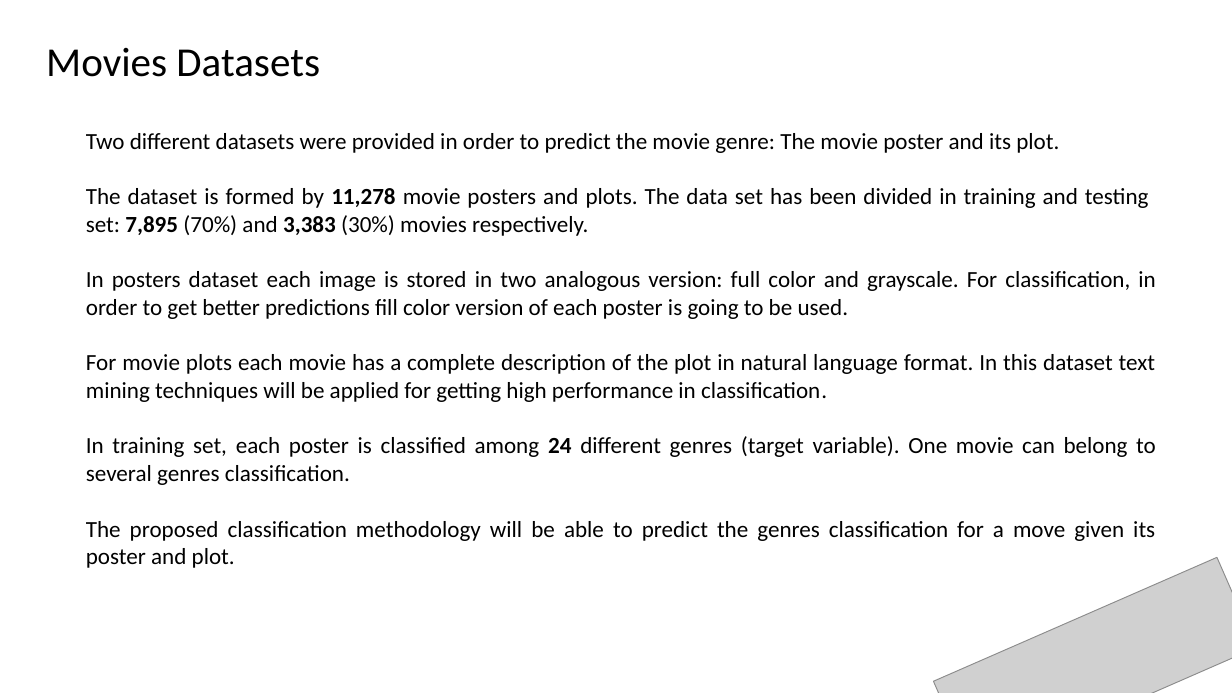
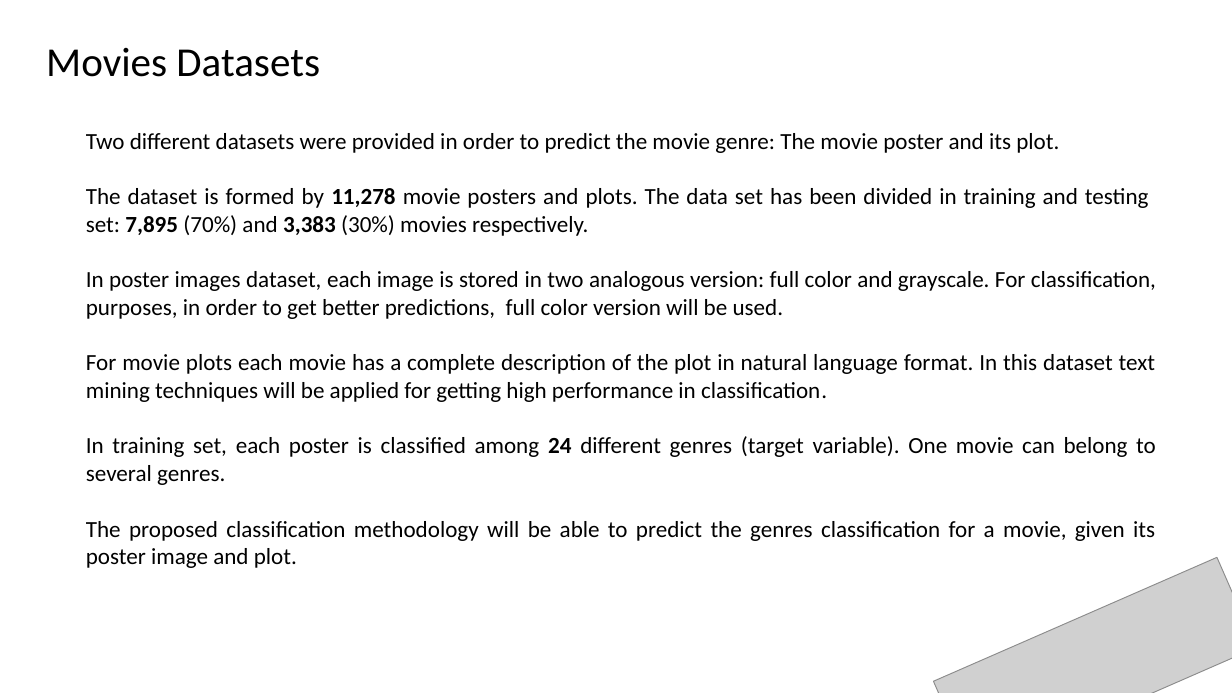
Before and after one commit to camiloyatet/Curso-DeepLearning, a slide deck: slide 2 of Proyecto3/Nicolás Lozada & Camilo Yate.pptx. Drawn at 1232x693 pixels with LibreOffice and Linux fonts; fonts in the diff are those of the drawing; grey boxes stand for pictures. Boxes give left, top, right and bottom in pixels: in the first picture for what was removed or moved away, otherwise in the second. Text is boxed around its words. In the diff, an @@ line names an element or a change of style, - is before the commit and + after.

```diff
--- a/Proyecto3/Nicolás Lozada & Camilo Yate.pptx
+++ b/Proyecto3/Nicolás Lozada & Camilo Yate.pptx
@@ text at bbox=[86, 271, 1156, 319]: text changed @@
-In posters dataset each image is stored in two analogous version: full color and grayscale. For classification, in order to get better predictions fill color version of each poster is going to be used.
+In poster images dataset, each image is stored in two analogous version: full color and grayscale. For classification, purposes, in order to get better predictions, full color version will be used.
@@ text at bbox=[86, 436, 1156, 568]: text changed @@
-In training set, each poster is classified among 24 different genres (target variable). One movie can belong to several genres classification.
-The proposed classification methodology will be able to predict the genres classification for a move given its poster and plot.
+In training set, each poster is classified among 24 different genres (target variable). One movie can belong to several genres.
+The proposed classification methodology will be able to predict the genres classification for a movie, given its poster image and plot.
```
Also in this commit, not shown: 1 other slide changed, 1 other file.
